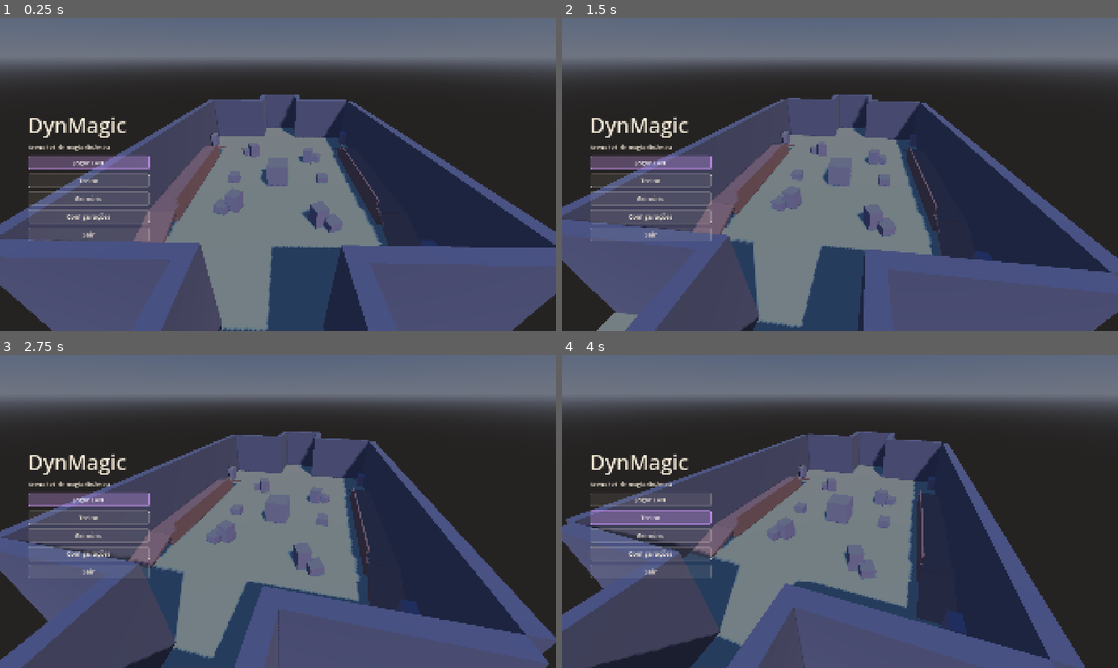
Above: before the commit, frames 1-4 (two rows, left to right).
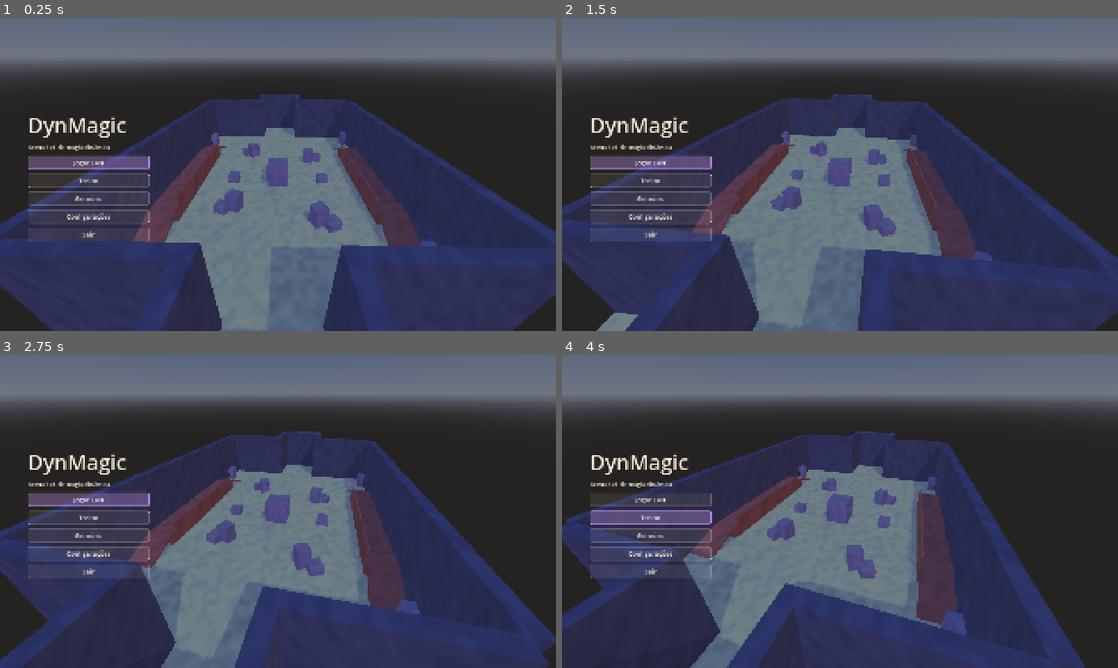
Above: after the commit, the same moments.

Repository: VSennaa/DynMagic
Game: Godot game, scene res://scenes/ui/main_menu.tscn
Two runs of this game, one before a commit and one after it. Both use one fixed random seed, a clock stepped at 60 frames per second and the inputs below.
Inputs (mouse positions are in pixels of both pictures, inside the frame that each line leads up to):
- Up to frame 1 (0.25 s): no input
- Up to frame 2 (1.5 s): move the mouse to (962, 158) at 0.52 s; hold D (move_right) 0.53-1.25 s; click (962, 158) at 0.6 s; drag from (728, 190) to (812, 237) at 1.27 s
- Up to frame 3 (2.75 s): move the mouse to (333, 442) at 2.02 s; hold D (move_right) from 2.03 s (still down); hold Ctrl (crouch) from 2.03 s (still down); click (333, 442) at 2.3 s
- Up to frame 4 (4 s): release D (move_right) at 2.75 s; release Ctrl (crouch) at 2.75 s; drag from (812, 574) to (673, 464) at 2.77 s; move the mouse to (1006, 558) at 3.52 s; hold A (move_left) from 3.53 s (still down); tap Tab (scoreboard) at 3.6 s; click (1006, 558) at 3.8 s

The runs differ from the first frame. In frame 1, 31% of the frame differs, in the area x 0-100%, y 24-100%; in frame 2, 29%; in frame 3, 26%; in frame 4, 24%.

Commit message:
feat(vfx): toon shading and screen-space ink outline
Co-Authored-By: Claude Opus 5.5 <noreply@anthropic.com>

Diff:
--- a/scenes/arena/arena_builder.gd
+++ b/scenes/arena/arena_builder.gd
@@ -182,9 +182,7 @@
 	box.size = size
 	box.position = pos
 	box.use_collision = true
-	var mat: StandardMaterial3D = StandardMaterial3D.new()
-	mat.albedo_color = color
-	box.material = mat
+	box.material = Toon.material(color)
 	_adopt(box)
 	return box
 
--- a/scenes/player/player.gd
+++ b/scenes/player/player.gd
@@ -91,6 +91,7 @@
 	stats.died.connect(composer.reset)
 	if is_local:
 		Input.mouse_mode = Input.MOUSE_MODE_CAPTURED
+		Toon.add_outline(_camera)
 	else:
 		_add_nameplate()
 
@@ -432,6 +433,7 @@
 	capsule.radius = tuning.capsule_radius
 	capsule.height = tuning.stand_height
 	body.mesh = capsule
+	body.material_override = Toon.material(Color(0.9, 0.85, 0.75))
 	body.position.y = tuning.stand_height * 0.5
 	add_child(body)
 
--- a/scenes/ui/main_menu.gd
+++ b/scenes/ui/main_menu.gd
@@ -46,6 +46,7 @@
 	camera.rotation_degrees = Vector3(-30, 0, 0)
 	_pivot.add_child(camera)
 	camera.current = true
+	Toon.add_outline(camera)
 	var shade: ColorRect = ColorRect.new()
 	shade.color = Color(UiKit.INK, 0.55)
 	shade.set_anchors_preset(Control.PRESET_FULL_RECT)
--- /dev/null
+++ b/shaders/outline.gdshader
@@ -0,0 +1,38 @@
+shader_type spatial;
+render_mode unshaded, depth_draw_never, depth_test_disabled, cull_disabled, skip_vertex_transform;
+
+// Screen-space ink outline (docs/specs/07-art-pipeline.md section 2): edges where depth or
+// normals jump are darkened. Put on a 2x2 QuadMesh child of the camera.
+
+uniform sampler2D depth_tex : hint_depth_texture, filter_nearest;
+uniform sampler2D normal_tex : hint_normal_roughness_texture, filter_nearest;
+uniform sampler2D screen_tex : hint_screen_texture, filter_linear_mipmap;
+uniform vec4 ink_color : source_color = vec4(0.07, 0.06, 0.1, 1.0);
+uniform float thickness = 1.2;
+uniform float depth_sensitivity = 12.0;
+uniform float normal_sensitivity = 1.6;
+
+void vertex() {
+	POSITION = vec4(VERTEX.xy, 1.0, 1.0);
+}
+
+float linear_depth(vec2 uv, mat4 inv_proj) {
+	float d = texture(depth_tex, uv).r;
+	vec4 v = inv_proj * vec4(uv * 2.0 - 1.0, d, 1.0);
+	return -v.z / v.w;
+}
+
+void fragment() {
+	vec2 px = thickness / VIEWPORT_SIZE;
+	float d = linear_depth(SCREEN_UV, INV_PROJECTION_MATRIX);
+	float dx = abs(linear_depth(SCREEN_UV + vec2(px.x, 0.0), INV_PROJECTION_MATRIX) - linear_depth(SCREEN_UV - vec2(px.x, 0.0), INV_PROJECTION_MATRIX));
+	float dy = abs(linear_depth(SCREEN_UV + vec2(0.0, px.y), INV_PROJECTION_MATRIX) - linear_depth(SCREEN_UV - vec2(0.0, px.y), INV_PROJECTION_MATRIX));
+	float depth_edge = clamp((dx + dy) / max(d, 0.001) * depth_sensitivity - 0.25, 0.0, 1.0);
+	vec3 n0 = texture(normal_tex, SCREEN_UV).xyz * 2.0 - 1.0;
+	vec3 n1 = texture(normal_tex, SCREEN_UV + vec2(px.x, 0.0)).xyz * 2.0 - 1.0;
+	vec3 n2 = texture(normal_tex, SCREEN_UV + vec2(0.0, px.y)).xyz * 2.0 - 1.0;
+	float normal_edge = clamp((distance(n0, n1) + distance(n0, n2)) * normal_sensitivity - 0.6, 0.0, 1.0);
+	float edge = max(depth_edge, normal_edge) * step(d, 80.0);
+	vec3 scene = textureLod(screen_tex, SCREEN_UV, 0.0).rgb;
+	ALBEDO = mix(scene, ink_color.rgb, edge * ink_color.a);
+}
--- /dev/null
+++ b/shaders/toon.gdshader
@@ -0,0 +1,47 @@
+shader_type spatial;
+render_mode diffuse_toon, specular_toon;
+
+// Cartoon shading (docs/specs/07-art-pipeline.md section 2): 3 light bands, rim light,
+// block specular and a faint painted noise so flat colours do not look plastic.
+
+uniform vec4 base_color : source_color = vec4(0.6, 0.58, 0.55, 1.0);
+uniform float shadow_floor : hint_range(0.0, 1.0) = 0.42;
+uniform float mid_band : hint_range(0.0, 1.0) = 0.72;
+uniform vec4 rim_color : source_color = vec4(1.0, 0.95, 0.85, 1.0);
+uniform float rim_strength : hint_range(0.0, 1.0) = 0.25;
+uniform float paint_noise : hint_range(0.0, 0.3) = 0.06;
+
+float hash(vec2 p) {
+	return fract(sin(dot(p, vec2(127.1, 311.7))) * 43758.5453);
+}
+
+float noise(vec2 p) {
+	vec2 i = floor(p);
+	vec2 f = fract(p);
+	vec2 u = f * f * (3.0 - 2.0 * f);
+	return mix(mix(hash(i), hash(i + vec2(1.0, 0.0)), u.x), mix(hash(i + vec2(0.0, 1.0)), hash(i + vec2(1.0, 1.0)), u.x), u.y);
+}
+
+varying vec3 world_pos;
+
+void vertex() {
+	world_pos = (MODEL_MATRIX * vec4(VERTEX, 1.0)).xyz;
+}
+
+void fragment() {
+	float n = noise(world_pos.xz * 1.7 + world_pos.y * 0.9);
+	ALBEDO = base_color.rgb * (1.0 - paint_noise + n * paint_noise * 2.0);
+	ROUGHNESS = 0.85;
+	SPECULAR = 0.2;
+}
+
+void light() {
+	float ndotl = dot(NORMAL, LIGHT);
+	float lit = ndotl * ATTENUATION;
+	float band = lit > 0.55 ? 1.0 : (lit > 0.05 ? mid_band : shadow_floor);
+	DIFFUSE_LIGHT += ALBEDO * LIGHT_COLOR * band / PI * 1.6;
+	float rim = pow(1.0 - clamp(dot(NORMAL, VIEW), 0.0, 1.0), 4.0);
+	DIFFUSE_LIGHT += rim_color.rgb * step(0.5, rim) * rim_strength * LIGHT_COLOR / PI * max(ndotl, 0.2);
+	vec3 half_vec = normalize(LIGHT + VIEW);
+	SPECULAR_LIGHT += step(0.96, dot(NORMAL, half_vec)) * LIGHT_COLOR * 0.25 * ATTENUATION;
+}
--- /dev/null
+++ b/vfx/toon.gd
@@ -0,0 +1,30 @@
+class_name Toon
+extends RefCounted
+## Helpers to apply the shared toon look (spec 07 §2: 100% of visible meshes).
+
+const TOON_SHADER: Shader = preload("res://shaders/toon.gdshader")
+const OUTLINE_SHADER: Shader = preload("res://shaders/outline.gdshader")
+
+
+static func material(color: Color) -> ShaderMaterial:
+	var mat: ShaderMaterial = ShaderMaterial.new()
+	mat.shader = TOON_SHADER
+	mat.set_shader_parameter(&"base_color", color)
+	return mat
+
+
+## Adds the screen-space ink outline in front of a camera.
+static func add_outline(camera: Camera3D) -> void:
+	if camera.has_node(^"InkOutline"):
+		return
+	var quad: MeshInstance3D = MeshInstance3D.new()
+	quad.name = "InkOutline"
+	var mesh: QuadMesh = QuadMesh.new()
+	mesh.size = Vector2(2, 2)
+	quad.mesh = mesh
+	var mat: ShaderMaterial = ShaderMaterial.new()
+	mat.shader = OUTLINE_SHADER
+	quad.material_override = mat
+	quad.extra_cull_margin = 16384.0
+	quad.cast_shadow = GeometryInstance3D.SHADOW_CASTING_SETTING_OFF
+	camera.add_child(quad)
Not shown, added: shaders/outline.gdshader.uid
Not shown, added: shaders/toon.gdshader.uid
Not shown, added: vfx/toon.gd.uid
Not shown, changed: docs/ROADMAP.md
